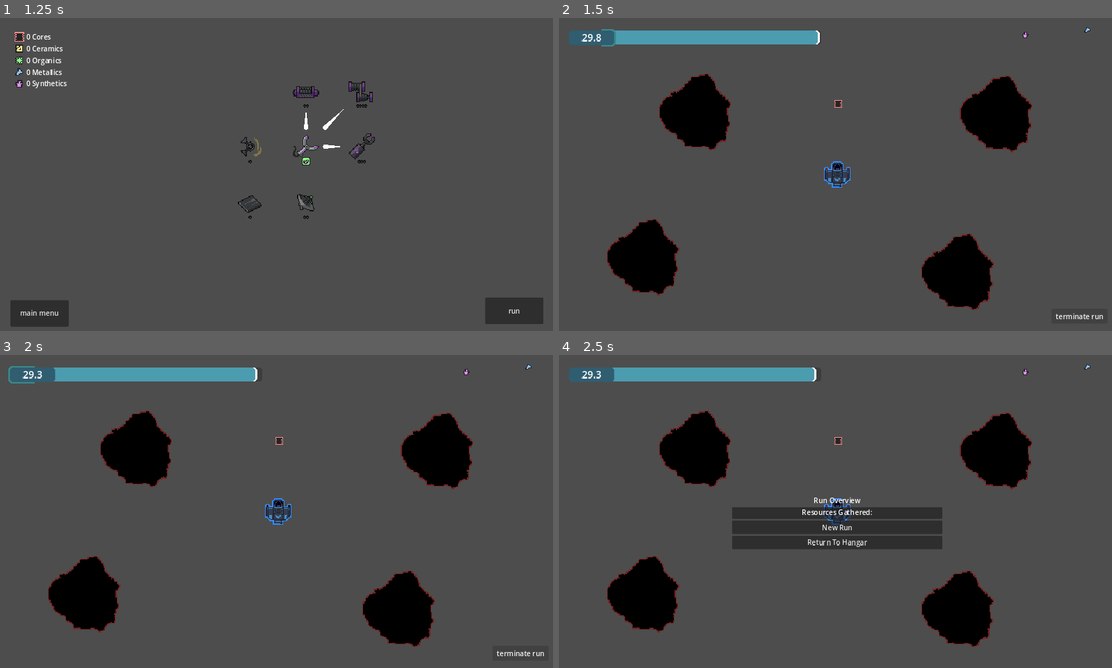
Above: before the commit, frames 1-4 (two rows, left to right).
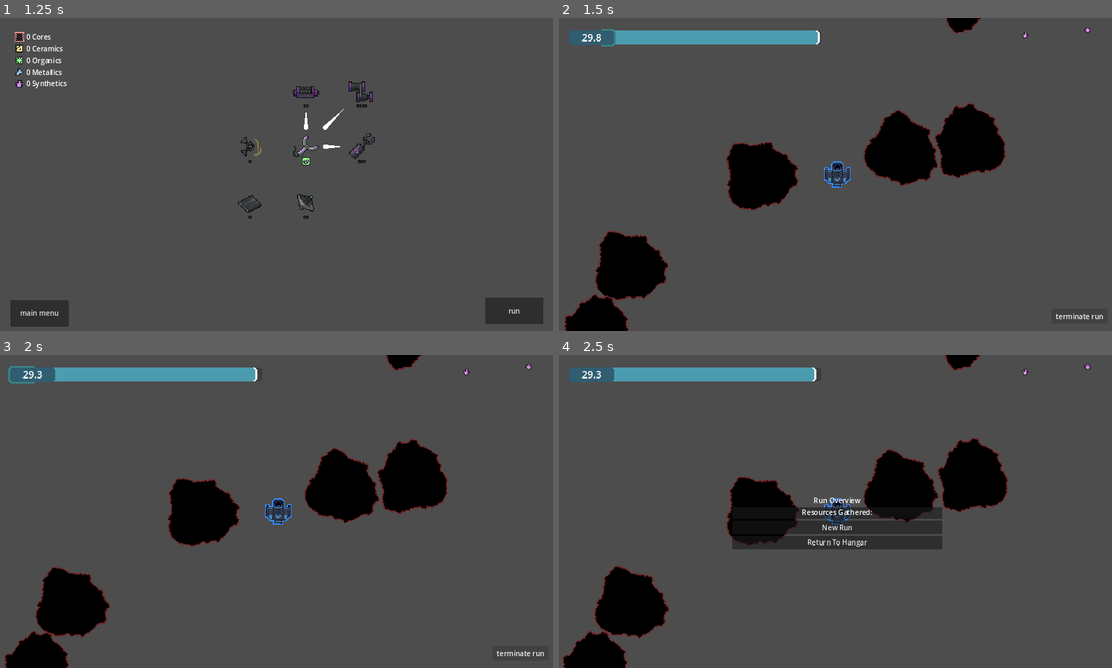
Above: after the commit, the same moments.

Repository: A5TR0spud/asterdrift_redshift
Game: Godot game, scene res://Scenes/Menus/main_menu.tscn
The game is run twice, just before and just after one commit, with the same random seed, the same clock (stepped at 60 frames per second) and the same inputs. The engine's default icon, where the game draws it, is replaced by a stand-in: a white triangle on a blue panel in a dark square.
Inputs:
- Up to frame 1 (1.25 s): click "Play" at 0.5 s
- Up to frame 2 (1.5 s): click "run" at 1.25 s
- Up to frame 3 (2 s): no input
- Up to frame 4 (2.5 s): click "terminate run" at 2 s

Frame 1 is identical in both runs. In frame 2, 15% of the frame differs, in the area x 0-97%, y 0-100%; in frame 3, 15%; in frame 4, 14%.

Commit message:
wip auto laser, hide incomplete upgrades, better resource spawning, asteroid spawning

Diff:
--- a/Scenes/Hangar/UpgradeIcon/upgrade.gd
+++ b/Scenes/Hangar/UpgradeIcon/upgrade.gd
@@ -59,6 +59,8 @@
 			MainIcon.texture = SPRITE
 ## The max level. If 1, will hide level counter in tooltip.
 @export var MAX_LEVEL : int = 1
+## If true, the upgrade gets removed in-game
+@export var HIDE : bool = false
 @export_group("Cost")
 ## If true, upgrade will always be bought automatically and for free. Also hides the level counter in the tooltip.
 @export var PRE_BOUGHT : bool = false
@@ -82,6 +84,8 @@
 
 var is_readied : bool = false
 func _ready():
+	if HIDE && !Engine.is_editor_hint():
+		MAX_LEVEL = 0
 	Tooltip.hide()
 	is_readied = true
 	MainIcon.texture = SPRITE
@@ -96,13 +100,16 @@
 		CurrentLevel = MAX_LEVEL
 		UpgradesManager.Save(INTERNAL_NAME, CurrentLevel)
 		MaterialsManager.Save()
-
+	if HIDE && !Engine.is_editor_hint():
+		queue_free()
+		return
 	ReloadVisible()
 	_updateTooltip()
 	if PARENT_UPGRADE != null:
 		PARENT_UPGRADE.notify_children.connect(ChildIsNotified)
 	if PRE_BOUGHT:
 		_try_buy()
+
 
 func _updateTooltip():
 	NameT.text = NAME
--- a/Scenes/Hangar/UpgradeIcon/upgrade.tscn
+++ b/Scenes/Hangar/UpgradeIcon/upgrade.tscn
@@ -110,8 +110,8 @@
 
 [node name="IsAvailableIcon" type="Sprite2D" parent="MainIcon"]
 visible = false
-rotation = 0.0263608
-scale = Vector2(1.16512, 1.16512)
+rotation = -0.062679
+scale = Vector2(1.18618, 1.18618)
 texture = ExtResource("3_yu8kn")
 script = ExtResource("4_dkm4s")
 
--- a/Scenes/Hangar/hangar.tscn
+++ b/Scenes/Hangar/hangar.tscn
@@ -106,9 +106,9 @@
 [sub_resource type="Resource" id="Resource_w1q67"]
 resource_local_to_scene = true
 script = ExtResource("4_fiej8")
-Metals = 22
-Ceramics = 0
-Synthetics = 18
+Metals = 11
+Ceramics = 0
+Synthetics = 9
 Organics = 0
 Components = 0
 
@@ -134,7 +134,7 @@
 resource_local_to_scene = true
 script = ExtResource("4_fiej8")
 Metals = 10
-Ceramics = 10
+Ceramics = 5
 Synthetics = 0
 Organics = 0
 Components = 0
@@ -142,7 +142,7 @@
 [sub_resource type="Resource" id="Resource_7kw8l"]
 resource_local_to_scene = true
 script = ExtResource("4_fiej8")
-Metals = 32
+Metals = 16
 Ceramics = 2
 Synthetics = 8
 Organics = 4
@@ -151,7 +151,7 @@
 [sub_resource type="Resource" id="Resource_yighi"]
 resource_local_to_scene = true
 script = ExtResource("4_fiej8")
-Metals = 21
+Metals = 7
 Ceramics = 4
 Synthetics = 2
 Organics = 0
@@ -330,6 +330,8 @@
 NAME = "Advanced RCS"
 DESCRIPTION = "Advanced RCS mitigates drifting.
 Acceleration is improved when not applying rotation.
+The ship now thrusts in the intended direction rather
+than with the ship rotation.
 Further improves rotation speed."
 INTERNAL_NAME = "AdvancedRCS"
 PARENT_UPGRADE = NodePath("../RCSThrust")
@@ -393,8 +395,8 @@
 [node name="Magnet" parent="Camera2D/TechTree/TopRight" node_paths=PackedStringArray("PARENT_UPGRADE") instance=ExtResource("4_r883k")]
 position = Vector2(320, -192)
 NAME = "Electromagnet"
-DESCRIPTION = "The ship now has an electromagnet attracting
-resources and repelling asteroids.
+DESCRIPTION = "The ship now has an electromagnet that attempts to
+attract resources and repel asteroids.
 Range: 5 units."
 INTERNAL_NAME = "Magnet"
 PARENT_UPGRADE = NodePath("../LongResourceHook")
@@ -441,12 +443,12 @@
 [node name="DoubleLaser" parent="Camera2D/TechTree/BottomLeft/Laser" node_paths=PackedStringArray("PARENT_UPGRADE") instance=ExtResource("4_r883k")]
 position = Vector2(-320, 320)
 NAME = "Akimbo"
-DESCRIPTION = "THIS UPGRADE DOES NOTHING RIGHT NOW
-Double the lasers, double the power!
+DESCRIPTION = "Double the lasers, double the power!
 The second laser is always automatically aimed at the farthest object."
 INTERNAL_NAME = "TwoLaser"
 PARENT_UPGRADE = NodePath("../AutoPhoton")
 SPRITE = ExtResource("17_06lla")
+HIDE = true
 Cost = SubResource("Resource_7kw8l")
 
 [node name="MiningLaser" parent="Camera2D/TechTree/BottomLeft/Laser" node_paths=PackedStringArray("PARENT_UPGRADE") instance=ExtResource("4_r883k")]
@@ -480,6 +482,7 @@
 INTERNAL_NAME = "LaserArray"
 PARENT_UPGRADE = NodePath("../DoubleLaser")
 SPRITE = ExtResource("24_hjrx4")
+HIDE = true
 Cost = SubResource("Resource_fiaa4")
 
 [node name="StrongLaser" parent="Camera2D/TechTree/BottomLeft/Laser" node_paths=PackedStringArray("PARENT_UPGRADE") instance=ExtResource("4_r883k")]
@@ -501,6 +504,7 @@
 INTERNAL_NAME = "PointDefense"
 PARENT_UPGRADE = NodePath("../StrongLaser")
 SPRITE = ExtResource("27_rgnbw")
+HIDE = true
 Cost = SubResource("Resource_owulg")
 
 [node name="AbrResistance" parent="Camera2D/TechTree/BottomLeft" instance=ExtResource("4_r883k")]
@@ -528,6 +532,7 @@
 PARENT_UPGRADE = NodePath("../Laser/PhotonCannon")
 SPRITE = ExtResource("22_utiiq")
 MAX_LEVEL = 2
+HIDE = true
 Cost = SubResource("Resource_pab5s")
 
 [node name="BottomRight" type="Node2D" parent="Camera2D/TechTree"]
--- a/Scenes/Player/Player.tscn
+++ b/Scenes/Player/Player.tscn
@@ -96,6 +96,7 @@
 max_contacts_reported = 10
 script = ExtResource("1_wd8h7")
 Stats = NodePath("PlayerStatBlock")
+Radius = 13.0
 
 [node name="CollisionShape2D" type="CollisionShape2D" parent="."]
 z_index = 7
@@ -135,7 +136,7 @@
 texture = ExtResource("8_a3clv")
 
 [node name="Blinkers" type="Sprite2D" parent="ShipVisuals"]
-self_modulate = Color(1, 0, 0, 1)
+self_modulate = Color(0, 0, 0, 1)
 z_index = 4
 texture = ExtResource("9_mirtk")
 script = ExtResource("4_tpib4")
@@ -266,6 +267,7 @@
 
 [node name="LaserArea" type="Area2D" parent="NeedleLaser"]
 collision_layer = 0
+collision_mask = 5
 monitorable = false
 
 [node name="CollisionShape2D" type="CollisionShape2D" parent="NeedleLaser/LaserArea"]
@@ -274,25 +276,25 @@
 debug_color = Color(0.15, 0.546667, 1, 0)
 
 [node name="LaserLine" type="Line2D" parent="NeedleLaser"]
-points = PackedVector2Array(0, 0, 40.4775, -121.431)
+points = PackedVector2Array(0, 0, 40.4778, -121.431)
 width = 1.0
-default_color = Color(1, 0.731827, 0.731827, 1)
+default_color = Color(1, 0.801648, 0.801648, 1)
 begin_cap_mode = 2
 
 [node name="LaserTarget" type="Marker2D" parent="NeedleLaser"]
-position = Vector2(40.4775, -121.431)
+position = Vector2(40.4778, -121.431)
 
 [node name="LaserRay" type="RayCast2D" parent="NeedleLaser"]
-target_position = Vector2(40.4775, -121.431)
+target_position = Vector2(40.4778, -121.431)
 
 [node name="Endpoint" type="Marker2D" parent="NeedleLaser"]
-position = Vector2(40.4775, -121.431)
+position = Vector2(40.4778, -121.431)
 
 [node name="Sprite2D" type="Sprite2D" parent="NeedleLaser/Endpoint"]
 texture = SubResource("AtlasTexture_v7d0o")
 
 [node name="Color" type="Sprite2D" parent="NeedleLaser/Endpoint"]
-modulate = Color(1, 0.731827, 0.731827, 1)
+modulate = Color(1, 0.801648, 0.801648, 1)
 texture = SubResource("AtlasTexture_5rfwe")
 
 [node name="MagnetArea" type="Area2D" parent="."]
@@ -342,4 +344,3 @@
 [connection signal="firemalasar" from="ShipVisuals" to="NeedleLaser" method="_on_ship_visuals_firemalasar"]
 [connection signal="body_entered" from="Manipulator/ManipulatorArea" to="Manipulator" method="_on_manipulator_area_body_entered"]
 [connection signal="body_entered" from="Manipulator/GrabBox" to="Manipulator" method="_on_grab_box_body_entered"]
-[connection signal="body_entered" from="NeedleLaser/LaserArea" to="NeedleLaser" method="_on_laser_area_body_entered"]
--- a/Scenes/Player/hookmagnet.gd
+++ b/Scenes/Player/hookmagnet.gd
@@ -12,6 +12,9 @@
 @export var FORCE_COEF: float = 1.0
 @export_storage var isRepelling: bool = false
 
+const MAGNETINTERVAL: float = 0.12
+var _magnetTimer: float = 0.3
+
 func _ready():
 	_reload()
 	if !Engine.is_editor_hint() && UpgradesManager.Load("Magnet") < 1:
@@ -21,6 +24,11 @@
 	if !$"..".CAN_MOVE:
 		hide()
 		return
+
+	_magnetTimer += delta
+	if _magnetTimer < MAGNETINTERVAL:
+		return
+	_magnetTimer -= MAGNETINTERVAL
 
 	var closest: Entity = null
 	var cloDist: float = -000.000
@@ -43,7 +51,7 @@
 			strength *= FORCE_COEF
 			if isRepelling:
 				strength *= -1
-			bod.apply_force(dir * strength)
+			bod.apply_impulse(dir * strength * _magnetTimer)
 			#$"..".apply_force(-dir * strength)
 
 	if closest != null:
--- a/Scenes/Player/needle_laser.gd
+++ b/Scenes/Player/needle_laser.gd
@@ -32,7 +32,6 @@
 			_reloadCollisions()
 @export var DAMAGE_COEF: float = 1
 @export var AUTO_LASER: bool = false
-@export var DUO_LASER: bool = false
 @export var WIDTH: int = 1:
 	get:
 		return WIDTH
@@ -82,24 +81,64 @@
 	col.a = 1
 	return col
 
+var autoRunTime: float = 0
+var autoUpdateTime: float = 0.05
+const AUTORUNTIME: float = 0.11
+const AUTOUPDATEINTERVAL: float = 0.1
+
+var _autoTargettedEntity: Entity = null
+
 func _physics_process(delta) -> void:
 	if !Player.CAN_MOVE:
 		hide()
 		return
+	autoRunTime += delta
+	autoUpdateTime += delta
+	_laserFiring = autoRunTime < AUTORUNTIME
 
-	if !Engine.is_editor_hint():
+	if _autoTargettedEntity != null && !is_instance_valid(_autoTargettedEntity):
+		_autoTargettedEntity = null
+		autoRunTime = AUTORUNTIME - 0.01
+		autoUpdateTime = AUTOUPDATEINTERVAL + 1
+	if _autoTargettedEntity != null:
+		if _autoTargettedEntity.global_position.distance_to(global_position) > RANGE:
+			_autoTargettedEntity = null
+
+	if !Engine.is_editor_hint() && (autoRunTime > AUTORUNTIME || Input.is_action_pressed("fire")):
 		var v: Vector2 = get_local_mouse_position()
 		Target.position = v
+	if autoUpdateTime > AUTOUPDATEINTERVAL && !Engine.is_editor_hint() && AUTO_LASER && !Input.is_action_pressed("fire"):
+		autoUpdateTime = 0.0
+		var dis: float = -000.000
+		for thing in Area.get_overlapping_bodies():
+			if thing is Entity:
+				if !thing.isAsteroid && !thing.DangerousCollision:
+					if thing.isResource && !CAN_ATTRACT:
+						continue
+				var tes: float = thing.global_position.distance_squared_to(global_position)
+				if tes < dis || _autoTargettedEntity == null:
+					_autoTargettedEntity = thing
+					dis = tes
+	if _autoTargettedEntity != null && !Input.is_action_pressed("fire"):
+		Target.global_position = _autoTargettedEntity.global_position
+		_laserFiring = true
+		autoRunTime = 0.0
+	if autoRunTime < AUTORUNTIME:
+		_laserFiring = true
+
 	Target.position = Target.position.normalized() * RANGE
 
 	if !Engine.is_editor_hint() && Input.is_action_pressed("fire"):
+		_laserFiring = true
+
+	Ray.target_position = Target.position
+
+	if _laserFiring:
 		show()
-		_laserFiring = true
-	else:
-		if !Engine.is_editor_hint():
-			hide()
-		_laserFiring = false
-	Ray.target_position = Target.position
+	elif !Engine.is_editor_hint():
+		hide()
+		return
+
 	if _laserFiring && Ray.is_colliding():
 		var point: Vector2 = Ray.get_collision_point()
 		Endpoint.position = point - global_position
@@ -150,7 +189,3 @@
 
 func _on_ship_visuals_firemalasar():
 	_reloadVisuals()
-
-
-func _on_laser_area_body_entered(body):
-	pass # Replace with function body.
--- a/Scenes/Player/player.gd
+++ b/Scenes/Player/player.gd
@@ -1,4 +1,4 @@
-extends RigidBody2D
+extends Entity
 
 @export var ACCEL_FORCE : float = 32.0
 @export var MAX_SPEED : float = 64.0
@@ -54,6 +54,12 @@
 
 	var targetAngularAccel : float = 0
 	var targetLinearAccel : Vector2 = Vector2(0, 0)
+
+	var thrustDirection: float = 0
+	if Stats.Has_Better_RCS:
+		thrustDirection = $RCS.rotation - deg_to_rad(90)
+	else:
+		thrustDirection = rotation
 
 	_inputDir = Vector2(0, 0)
 	if CAN_MOVE:
@@ -83,12 +89,12 @@
 		if _inputDir.length() > 0.5:
 			#reduce drifting if not strafing
 			if Stats.Has_Better_RCS && absf(_inputDir.y) < 0.5:
-				var reduceDrift := linear_velocity.normalized().rotated(-rotation)
+				var reduceDrift := linear_velocity.normalized().rotated(-thrustDirection)
 				_inputDir.y -= sign(reduceDrift.y) if absf(reduceDrift.y) > 0.1 else 0
 			if Stats.Has_Better_RCS && absf(_inputDir.x) < 0.5:
-				var reduceDrift := linear_velocity.normalized().rotated(-rotation)
+				var reduceDrift := linear_velocity.normalized().rotated(-thrustDirection)
 				_inputDir.x -= sign(reduceDrift.x) if absf(reduceDrift.x) > 0.1 else 0
-			_inputDir = _inputDir.normalized().rotated(rotation)
+			_inputDir = _inputDir.normalized().rotated(thrustDirection)
 		#if not inputting, apply opposite velocity
 		elif Stats.Has_RCS:
 			#decceleration when no input (it's actually just inputting opposite your velocity)
@@ -176,10 +182,7 @@
 		if UpgradesManager.Load("StrongLaser") > 0:
 			x += 1
 		Laser.WIDTH = x
-		if UpgradesManager.Load("AutoPhoton") > 0:
-			Laser.AUTO_LASER = true
-		if UpgradesManager.Load("TwoLaser") > 0:
-			Laser.DUO_LASER = true
+		Laser.AUTO_LASER = UpgradesManager.Load("AutoPhoton") > 0
 		if UpgradesManager.Load("TractorNeedle") > 0:
 			Laser.CAN_ATTRACT = true
 
@@ -188,15 +191,17 @@
 		return
 	var other: Entity = body
 	if other.DangerousCollision:
-		var blunt: float = Vector2(self.linear_velocity - other.linear_velocity).length()
-		var abrasion: float = 0.5 * self.angular_velocity + other.angular_velocity
+		var blunt: float = 0.05 * (self.mass * self.linear_velocity - other.mass * other.linear_velocity).length()
+		var abrasion: float = 1 * absf(self.mass * self.angular_velocity + other.mass * other.angular_velocity)
 
 		var abrasionResistance = UpgradesManager.Load("AbrResistance") + 1
 		var bluntResistance = UpgradesManager.Load("BluntRes") + 1
 		var grace = 5
 
 		var damage = (blunt / bluntResistance) + (abrasion / abrasionResistance) - grace
-		damage = maxf(damage, 0)
+		#damage = maxf(damage, 0)
 		#print("Player took damage: ", damage)
-
-		emit_signal("damage", damage)
+		#print("Abrasive: ", abrasion)
+		#print("Bludgeon: ", blunt)
+		if damage > 0:
+			emit_signal("damage", damage)
--- a/Scenes/Player/rcs.gd
+++ b/Scenes/Player/rcs.gd
@@ -21,4 +21,8 @@
 	if Input.is_action_pressed("turn right"):
 		turn += 1
 
-	rotate(turn * deg_to_rad(TURN_SPEED_DEGREES) * delta)
+	var deg: float = TURN_SPEED_DEGREES
+	if UpgradesManager.Load("Booster") > 0 && Input.is_action_pressed("boost"):
+		deg *= 0.5
+
+	rotate(turn * deg_to_rad(deg) * delta)
--- a/Scenes/World/Decoration/asteroid.gd
+++ b/Scenes/World/Decoration/asteroid.gd
@@ -1,5 +1,7 @@
 extends Entity
+class_name Asteroid
 
+@export_range(1, 5, 1) var SIZE: int = 5
 
 func _on_damaged(damageTaken):
 	for i in damageTaken * 5:
--- a/Scenes/World/Decoration/asteroid.tscn
+++ b/Scenes/World/Decoration/asteroid.tscn
@@ -31,7 +31,6 @@
 [sub_resource type="ParticleProcessMaterial" id="ParticleProcessMaterial_xvhmo"]
 lifetime_randomness = 1.0
 particle_flag_disable_z = true
-inherit_velocity_ratio = 1.0
 spread = 180.0
 initial_velocity_min = 150.0
 initial_velocity_max = 150.0
@@ -49,6 +48,8 @@
 contact_monitor = true
 max_contacts_reported = 1
 script = ExtResource("1_4rkgv")
+SIZE = 3
+DangerousCollision = true
 isMineable = true
 MineWeights = SubResource("Resource_5y6c3")
 isAsteroid = true
--- a/Scenes/World/World.tscn
+++ b/Scenes/World/World.tscn
@@ -6,9 +6,7 @@
 [ext_resource type="PackedScene" uid="uid://dl5fg1ej0bimi" path="res://Scenes/Utilities/ResourceScore/resource_counter.tscn" id="5_op3xx"]
 [ext_resource type="Script" path="res://Scenes/World/stats_panel.gd" id="5_ukl6o"]
 [ext_resource type="Script" path="res://Statics/Materials.gd" id="7_m8q4m"]
-[ext_resource type="PackedScene" uid="uid://ctcwf45fx53pw" path="res://Scenes/World/Decoration/asteroid.tscn" id="7_mfl33"]
 [ext_resource type="Script" path="res://Scenes/World/decoration_spawner.gd" id="8_fn0el"]
-[ext_resource type="PackedScene" uid="uid://blyasrd763sa3" path="res://Scenes/World/Decoration/collectable.tscn" id="9_28bwd"]
 
 [sub_resource type="StyleBoxFlat" id="StyleBoxFlat_y5hp0"]
 bg_color = Color(0.2967, 0.61134, 0.69, 1)
@@ -62,6 +60,8 @@
 [node name="DecorationSpawner" type="Node2D" parent="."]
 script = ExtResource("8_fn0el")
 CollectableInterval = 0.5
+AsteroidInterval = 0.5
+AsteroidRadius = 2048
 
 [node name="Player" parent="." instance=ExtResource("1_83k77")]
 z_index = 100
@@ -217,41 +217,6 @@
 layout_mode = 2
 text = "Return To Hangar"
 
-[node name="Asteroid" parent="." instance=ExtResource("7_mfl33")]
-position = Vector2(-162, -71)
-
-[node name="Asteroid2" parent="." instance=ExtResource("7_mfl33")]
-position = Vector2(140, 113)
-
-[node name="Asteroid3" parent="." instance=ExtResource("7_mfl33")]
-position = Vector2(184, -69)
-
-[node name="Asteroid4" parent="." instance=ExtResource("7_mfl33")]
-position = Vector2(-222, 96)
-
-[node name="Asteroid5" parent="." instance=ExtResource("7_mfl33")]
-position = Vector2(63, 261)
-
-[node name="Asteroid6" parent="." instance=ExtResource("7_mfl33")]
-position = Vector2(-200, -396)
-
-[node name="Asteroid7" parent="." instance=ExtResource("7_mfl33")]
-position = Vector2(592, -349)
-
-[node name="Asteroid8" parent="." instance=ExtResource("7_mfl33")]
-position = Vector2(-476, 352)
-
-[node name="Asteroid9" parent="." instance=ExtResource("7_mfl33")]
-position = Vector2(-631, 57)
-
-[node name="Asteroid10" parent="." instance=ExtResource("7_mfl33")]
-position = Vector2(681, 258)
-
-[node name="Collectable" parent="." instance=ExtResource("9_28bwd")]
-position = Vector2(1, -81)
-COLLECTION = 4
-Magnetism = 1.5
-
 [connection signal="damage" from="Player" to="." method="_on_player_damage"]
 [connection signal="pressed" from="CanvasLayer/Control/EndRunButton" to="." method="_on_end_run_button_pressed"]
 [connection signal="pressed" from="CanvasLayer/Control/EndRunScreenControl/VBoxContainer/NewRun" to="." method="_on_new_run_pressed"]
--- a/Scenes/World/decoration_spawner.gd
+++ b/Scenes/World/decoration_spawner.gd
@@ -1,18 +1,29 @@
 extends Node2D
 
-var CollectableScene = preload("res://Scenes/World/Decoration/collectable.tscn")
 
-var CollectableTimer : float = 0.0
+
+@onready var Player = $"../Player"
 
 @export var InitialCollectables : int = 15
 @export var CollectableInterval : float = 1.0
 @export var CollectableRadius : int = 1024
-@onready var Player = $"../Player"
+var CollectableScene = preload("res://Scenes/World/Decoration/collectable.tscn")
+var CollectableTimer : float = 0.0
+
+@export var InitialAsteroids : int = 15
+@export var AsteroidInterval : float = 2.0
+@export var AsteroidRadius : int = 1024
+var AsteroidScene = preload("res://Scenes/World/Decoration/asteroid.tscn")
+var AsteroidTimer : float = 0.0
+
 
 func _ready() -> void:
 	CollectableTimer = 0
 	for i in InitialCollectables:
 		_createCollectable(true)
+	AsteroidTimer = 0
+	for i in InitialAsteroids:
+		_createAsteroid(true)
 
 func _physics_process(delta) -> void:
 	if !RunHandler.IsInRun():
@@ -21,6 +32,10 @@
 	if CollectableTimer > CollectableInterval:
 		_createCollectable()
 		CollectableTimer -= CollectableInterval
+	AsteroidTimer += delta
+	if AsteroidTimer > AsteroidInterval:
+		_createAsteroid()
+		AsteroidTimer -= AsteroidInterval
 
 func _createCollectable(canBeInside : bool = false) -> void:
 	var instance : Collectable = CollectableScene.instantiate()
@@ -28,8 +43,6 @@
 	dir = dir.rotated(randf_range(0, deg_to_rad(360)))
 
 	instance.COLLECTION = _rollCollectable()
-	if instance.COLLECTION == Collectable.ResourcesEnum.Organic:
-		instance.COLLECTION = _rollCollectable()
 
 	add_child(instance)
 	var offset = CollectableRadius
@@ -40,15 +53,51 @@
 
 
 func _rollCollectable() -> Collectable.ResourcesEnum:
-	var type := randi_range(0, 3)
-	if type == 0:
+	var metalWeight = 100
+	var ceramicWeight = 100
+	var syntheticWeight = 100
+	var OrganicWeight = 50
+	var CoreWeight = 1
+
+	var totalWeight = metalWeight + ceramicWeight + syntheticWeight + OrganicWeight + CoreWeight
+	var type := randi_range(0, totalWeight)
+
+	type -= metalWeight
+	if type <= 0:
 		return Collectable.ResourcesEnum.Metal
-	elif type == 1:
+	type -= ceramicWeight
+	if type <= 0:
 		return Collectable.ResourcesEnum.Ceramic
-	elif type == 2:
+	type -= syntheticWeight
+	if type <= 0:
 		return Collectable.ResourcesEnum.Synthetic
-	elif type == 3:
+	type -= OrganicWeight
+	if type <= 0:
 		return Collectable.ResourcesEnum.Organic
+	type -= CoreWeight
+	if type <= 0:
+		return Collectable.ResourcesEnum.Core
 
-	#default
+	#default, something borked
 	return Collectable.ResourcesEnum.Metal
+
+func _createAsteroid(canBeInside : bool = false) -> void:
+	var instance: Entity = AsteroidScene.instantiate()
+	var dir : Vector2 = Vector2.RIGHT
+	dir = dir.rotated(randf_range(0, deg_to_rad(360)))
+
+	add_child(instance)
+	var offset = AsteroidRadius
+	if canBeInside:
+		offset = randf_range(10 + Player.Radius + instance.Radius, AsteroidRadius / 2.0)
+	else:
+		offset = randf_range(1024, AsteroidRadius)
+	dir *= offset
+	instance.global_position = Player.global_position + dir
+
+	var x = randf() * randf() * randf_range(-64, 64)
+	var y = randf() * randf() * randf_range(-64, 64)
+	var r = randf() * randf_range(-30, 30)
+	instance.linear_velocity = Vector2(x, y).normalized()
+	instance.angular_velocity = deg_to_rad(r)
+	instance.rotation_degrees = randf_range(0, 359.9999999)
Not shown: 1 places in Scenes/World/World.tscn that only renumber resources
